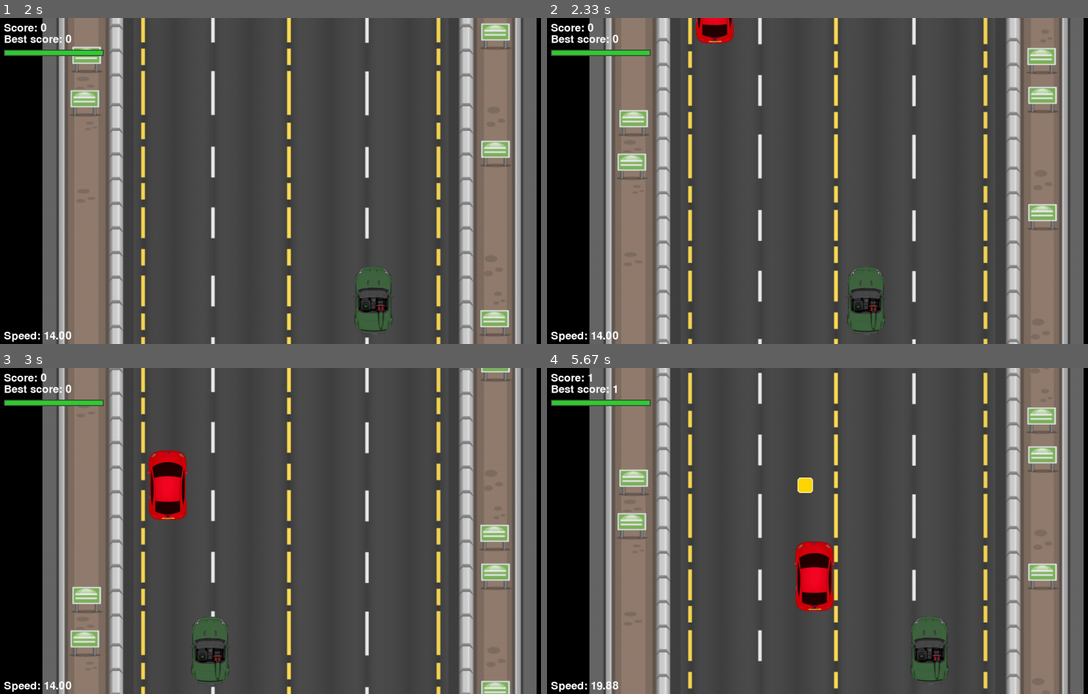
Above: before the commit, frames 1-4 (two rows, left to right).
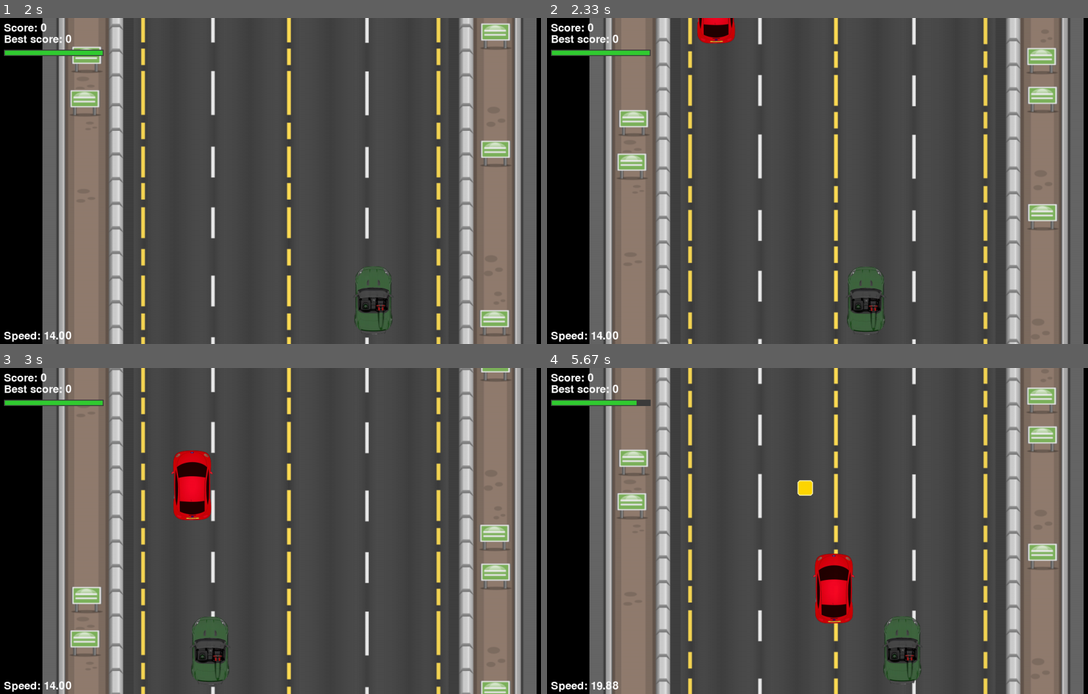
Above: after the commit, the same moments.

Repository: KidIsKing/TheFastestCar
Game: pygame game, started from racing_game_oop.py
The game is run twice, just before and just after one commit, with the same random seed, the same clock (stepped at 60 frames per second) and the same inputs.
Inputs:
- Up to frame 1 (2 s): hold Right 0.33-0.8 s; hold Up 0.83-1.13 s; hold Right 1.17-1.63 s; hold Left from 1.67 s (still down)
- Up to frame 2 (2.33 s): release Left at 2.2 s; hold Down from 2.23 s (still down)
- Up to frame 3 (3 s): release Down at 2.53 s; hold Left 2.57-2.97 s
- Up to frame 4 (5.67 s): hold Up 3-3.37 s; hold Right 3.4-4.03 s; hold Down 4.07-4.43 s; hold Left 4.47-4.93 s; hold Right 4.97-5.43 s; hold Up from 5.47 s (still down)

Frame 1 is identical in both runs. In frame 2, 0.2% of the frame differs, in the area x 27-35%, y 0-8%; in frame 3, 2.3%; in frame 4, 9.8%, in the area x 7-95%, y 0-100%.

Commit message:
add new algos

Diff:
--- a/racing_game_oop.py
+++ b/racing_game_oop.py
@@ -51,6 +51,107 @@
             self.rng.shuffle(self.bag)
 
         return self.bag.pop()
+
+
+class EnemyGenome:
+    """Геном врага: параметры, которые эволюционируют"""
+    def __init__(self, genes=None):
+        if genes:
+            # гены = [агрессивность, вероятность рывка, интенсивность дрифта]
+            self.genes = list(genes)
+        else:
+            # случайная инициализация в разумных диапазонах
+            self.genes = [
+                random.uniform(0.5, 1.3),   # агрессивность
+                random.uniform(0.3, 0.9),   # вероятность рывка
+                random.uniform(0.6, 1.8),   # интенсивность дрифта (большая амплитуда)
+            ]
+        self.fitness = 0.0
+
+    def copy(self):
+        """Создать копию генома"""
+        return EnemyGenome(self.genes[:])
+
+
+class GeneticAlgorithm:
+    """Генетический алгоритм для эволюции врагов"""
+    def __init__(self, population_size=10, mutation_rate=0.35):
+        self.population_size = population_size
+        self.mutation_rate = mutation_rate
+        self.population = [EnemyGenome() for _ in range(population_size)]
+        self.generation = 0
+        self.best_genome = None
+        self.best_fitness = -float('inf')
+
+    def evaluate_population(self):
+        """Оценить приспособленность каждого генома в популяции"""
+        for genome in self.population:
+            # Приблизительная оценка на основе параметров
+            aggressiveness, burst_rate, drift = genome.genes
+
+            # Агрессивность: оптимально около 0.8
+            aggr_score = 100 - abs(aggressiveness - 0.8) * 60
+
+            # Рывок и дрифт - высокие значения поощряются (активное поведение)
+            behavior_score = (burst_rate * 50) + (drift * 60)
+
+            # Комбинированный фитнес с приоритетом на поведение
+            genome.fitness = max(0, aggr_score + behavior_score)
+
+            # Обновляем лучший результат
+            if genome.fitness > self.best_fitness:
+                self.best_fitness = genome.fitness
+                self.best_genome = genome.copy()
+
+    def tournament_selection(self, tournament_size=3):
+        """Турнирный отбор: выбираем K случайных, побеждает лучший"""
+        tournament = random.sample(
+            self.population,
+            min(tournament_size, len(self.population))
+        )
+        return max(tournament, key=lambda g: g.fitness)
+
+    def crossover(self, parent_a, parent_b):
+        """Одноточечное скрещивание"""
+        point = random.randint(1, len(parent_a.genes) - 1)
+        child_genes = parent_a.genes[:point] + parent_b.genes[point:]
+        return EnemyGenome(child_genes)
+
+    def mutate(self, genome, strength=0.15):
+        """Мутация: случайно отклоняем гены"""
+        mutated_genes = []
+        for gene in genome.genes:
+            if random.random() < self.mutation_rate:
+                mutation = random.gauss(0, strength * gene)
+                mutated_gene = gene + mutation
+                mutated_gene = max(0.0, min(2.0, mutated_gene))
+                mutated_genes.append(mutated_gene)
+            else:
+                mutated_genes.append(gene)
+        return EnemyGenome(mutated_genes)
+
+    def evolve(self, elitism=1):
+        """Выполнить один цикл эволюции"""
+        sorted_pop = sorted(
+            self.population,
+            key=lambda g: g.fitness,
+            reverse=True
+        )
+        new_population = [g.copy() for g in sorted_pop[:elitism]]
+
+        while len(new_population) < self.population_size:
+            parent_a = self.tournament_selection()
+            parent_b = self.tournament_selection()
+            child = self.crossover(parent_a, parent_b)
+            child = self.mutate(child)
+            new_population.append(child)
+
+        self.population = new_population
+        self.generation += 1
+
+    def get_best_genome(self):
+        """Вернуть лучший геном из истории"""
+        return self.best_genome
 
 
 class FloatingText:
@@ -140,21 +241,35 @@
         # pygame.draw.rect(surface, (0,255,0), self.hitbox, 1)  # пример рисования хитбокса
 
 class Enemy:
-    def __init__(self, image, x, y, speed, left_bound, right_bound, rng):
+    def __init__(self, image, x, y, speed, left_bound, right_bound, rng, genome=None):
         self.image = image
         self.rect = self.image.get_rect(topleft=(x, y))
         self.speed = speed
         self.left_bound = left_bound
         self.right_bound = right_bound
         self.rng = rng
+        self.genome = genome if genome else EnemyGenome()
+
+        # достаем гены для поведения
+        self.aggressiveness = self.genome.genes[0]
+        self.burst_rate = self.genome.genes[1]
+        self.drift_intensity = self.genome.genes[2]
+
         self.float_x = float(self.rect.x)
+        # система ускорения/замедления вперед
+        self.base_speed = speed
+        self.speed_variation = 0
+        self.speed_target = 0
+        self.next_speed_change = pygame.time.get_ticks() + self.rng.randint(600, 1500)
+
+        # система боковых перестроений с большой амплитудой
         self.drift_speed = self.rng.choice([-1, 1]) * self.rng.uniform(
-            0.08,
-            0.22,
+            0.4 * self.drift_intensity,
+            1.0 * self.drift_intensity,
         )
         self.drift_target_speed = self.drift_speed
         self.next_drift_change = (
-            pygame.time.get_ticks() + self.rng.randint(1200, 2600)
+            pygame.time.get_ticks() + self.rng.randint(250, 700)
         )
         self.scored = False
         # хитбокс меньше спрайта для более честных столкновений
@@ -165,21 +280,34 @@
         self.hitbox = pygame.Rect(self.rect.x + self.hitbox_offset_x,
                       self.rect.y + self.hitbox_offset_y,
                       hb_w, hb_h)
-        # базовый урон
-        self.base_damage = 8 + int(self.speed)
+        # базовый урон (зависит от агрессивности)
+        self.base_damage = int((8 + self.speed) * self.aggressiveness)
 
     def update(self, world_speed=0):
-        self.rect.y += self.speed + world_speed
-
         now = pygame.time.get_ticks()
+
+        # случайное ускорение/замедление враги
+        if now >= self.next_speed_change:
+            self.next_speed_change = now + self.rng.randint(600, 1500)
+            self.speed_target = self.rng.uniform(-0.3, 0.3) * self.base_speed * self.aggressiveness
+
+        # плавный переход к целевому ускорению
+        self.speed_variation += (self.speed_target - self.speed_variation) * 0.12
+
+        # применяем ускорение/замедление
+        actual_speed = self.base_speed + self.speed_variation
+        self.rect.y += actual_speed + world_speed
+
+        # быстрые перестроения между полосами
         if now >= self.next_drift_change:
-            self.next_drift_change = now + self.rng.randint(1200, 2600)
+            self.next_drift_change = now + self.rng.randint(250, 700)
             self.drift_target_speed = self.rng.choice([-1, 1]) * self.rng.uniform(
-                0.08,
-                0.28,
+                0.4 * self.drift_intensity,
+                1.0 * self.drift_intensity,
             )
 
-        self.drift_speed += (self.drift_target_speed - self.drift_speed) * 0.6
+        # быстрое реагирование на смену направления дрифта
+        self.drift_speed += (self.drift_target_speed - self.drift_speed) * 0.25
         self.float_x += self.drift_speed
         self.rect.x = int(round(self.float_x))
         # обновить позицию хитбокса
@@ -270,6 +398,11 @@
         self.ui_font = pygame.font.SysFont(None, 36)
         self.floating_texts = []
 
+        # Генетический алгоритм для эволюции врагов
+        self.ga = GeneticAlgorithm(population_size=8, mutation_rate=0.35)
+        self.ga.evaluate_population()
+        self.best_enemy_genome = self.ga.get_best_genome()
+
         fire_image = pygame.image.load(ASSETS["fire"])
         self.fire_image = pygame.transform.smoothscale(
             fire_image,
@@ -289,6 +422,10 @@
         self.spawn_lanes = self.build_spawn_lanes()
         self.spawn_lane_bag = ShuffleBag(self.spawn_rng, self.spawn_lanes)
         self.bonus_lane_bag = ShuffleBag(self.bonus_rng, self.spawn_lanes)
+
+        # счетчик спавненных врагов для эволюции
+        self.enemy_spawn_count = 0
+        self.evolution_interval = 10  # эволюция после каждых 10 врагов
         self.running = True
         self.start_score = 0
         self.score = 0
@@ -341,8 +478,16 @@
                 self.spawn_left_bound,
                 self.spawn_right_bound,
                 self.enemy_rng,
+                genome=self.best_enemy_genome,
             )
         )
+        self.enemy_spawn_count += 1
+
+        # периодическая эволюция генов врагов
+        if self.enemy_spawn_count % self.evolution_interval == 0:
+            self.ga.evaluate_population()
+            self.ga.evolve()
+            self.best_enemy_genome = self.ga.get_best_genome()
 
     def spawn_floating_text(self, text, pos, color=(255, 255, 255), lifespan=900):
         ft = FloatingText(text, pos, color=color, lifespan=lifespan)
Not shown, changed: README.md
